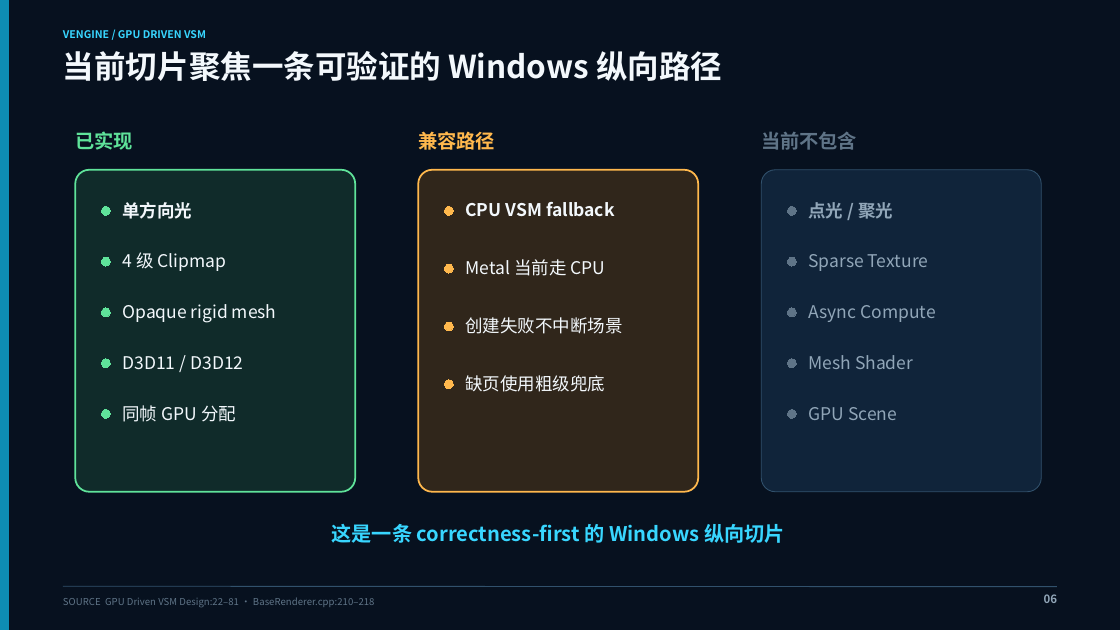
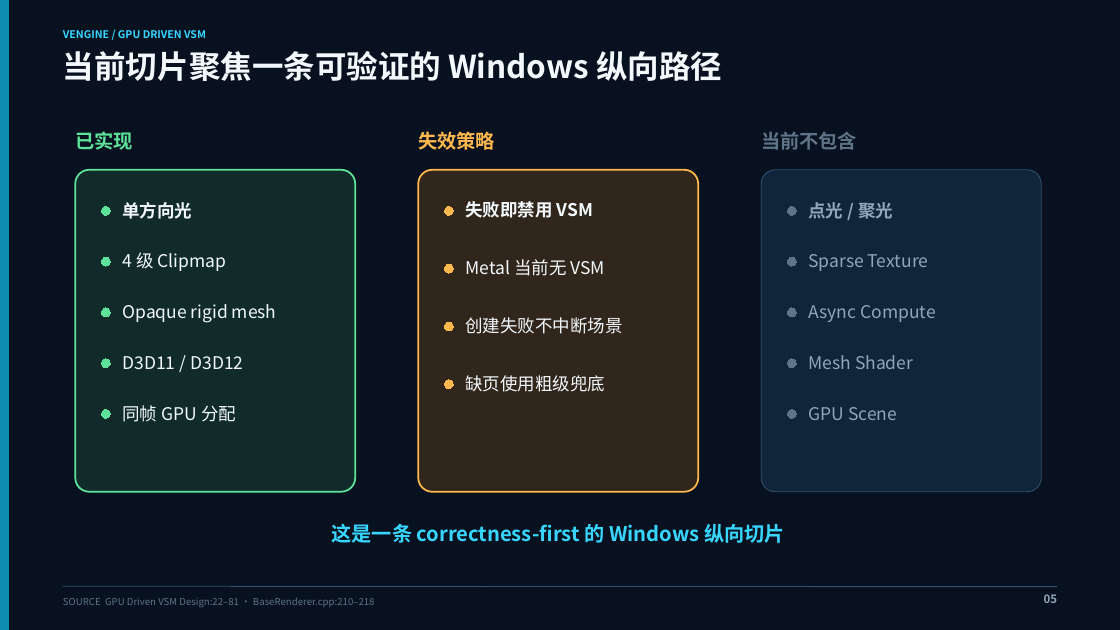
Before and after one commit to xiaoshichang/VEngine, a slide deck: slide 5 of Docs/VEngine_GPU_Driven_VSM_Workflow.pptx (slide 6 before the commit). Drawn at 1120x630 pixels with LibreOffice and Linux fonts; fonts in the diff are those of the drawing. Boxes give left, top, right and bottom in pixels: in the first picture for what was removed or moved away, otherwise in the second. Text is boxed around its words. In the diff, an @@ line names an element or a change of style, - is before the commit and + after.

```diff
--- a/Docs/VEngine_GPU_Driven_VSM_Workflow.pptx
+++ b/Docs/VEngine_GPU_Driven_VSM_Workflow.pptx
@@ text at box(418, 131, 495, 150): text changed @@
-兼容路径
+失效策略
@@ text at box(465, 201, 593, 218): text changed @@
-CPU VSM fallback
+失败即禁用 VSM
@@ text at box(465, 259, 605, 276): text changed @@
-Metal 当前走 CPU
+Metal 当前无 VSM
```
Also in this commit, not shown: 16 other slides changed, 1 slide removed, 51 other files.
